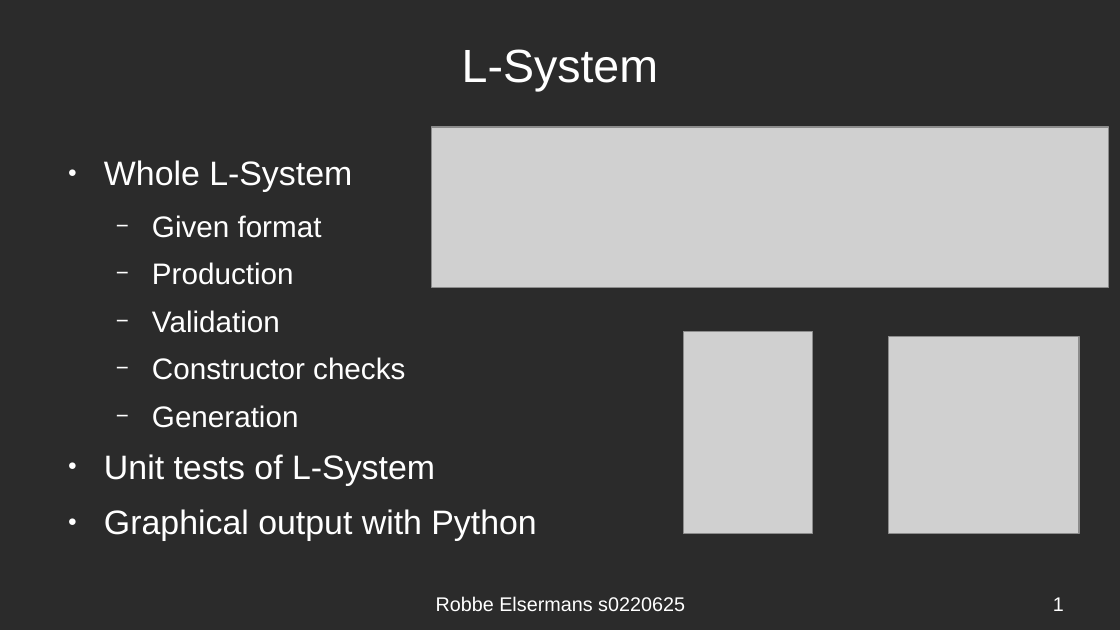
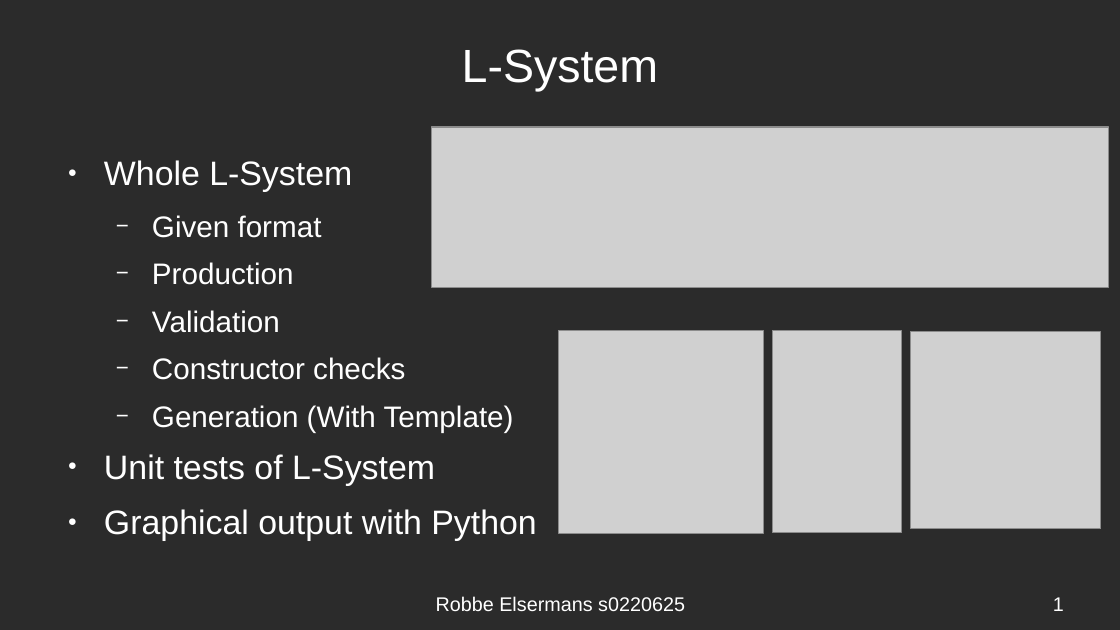
Before and after one commit to RobbeElsermans/DataStructure, a slide deck: slide 1 of ppt.odp. Drawn at 1120x630 pixels with LibreOffice and Linux fonts; fonts in the diff are those of the drawing; grey boxes stand for pictures; background and template pictures are left out; a plain dark background stands for a picture behind light text. Boxes give left, top, right and bottom in pixels: in the first picture for what was removed or moved away, otherwise in the second. Text is boxed around its words. In the diff, an @@ line names an element or a change of style, - is before the commit and + after.

```diff
--- a/ppt.odp
+++ b/ppt.odp
@@ picture added at [559,330,763,534] @@
@@ picture: place and size @@
-picture at [684,332,813,534]
+picture at [772,331,901,533]
@@ picture: place and size @@
-picture at [889,336,1079,534]
+picture at [911,332,1101,530]
@@ text at [152,405,514,432]: text changed @@
-  − Generation
+  − Generation (With Template)
```
Also in this commit, not shown: 1 other slide changed, 13 other files.
